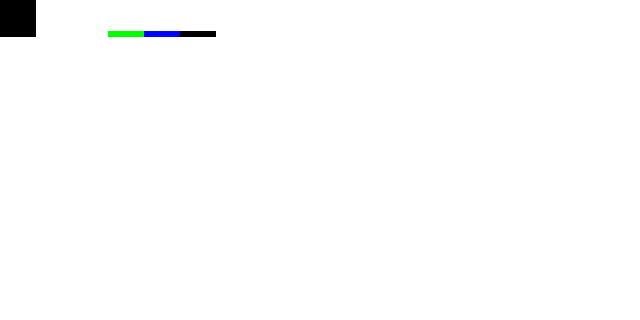
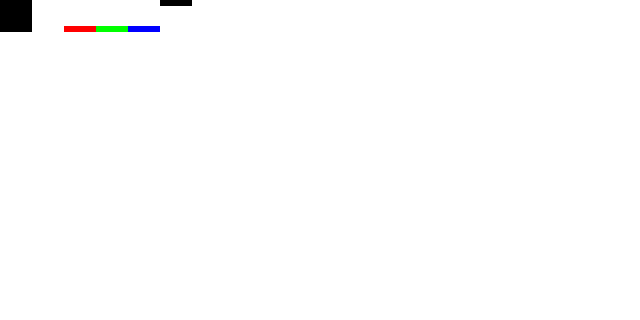
Layer changes from the first 640×320 image to the second:
painted on "Platform" over [160, 0, 216, 37]
painted on "Blue Topping" over [128, 26, 180, 37]
painted on "Green Topping" over [96, 26, 144, 37]
showed "Red Topping", painted on it over [64, 26, 108, 32]
painted on "Solid white block" over [32, 0, 72, 37]
painted on "Solid Block Black" over [0, 0, 36, 37]
